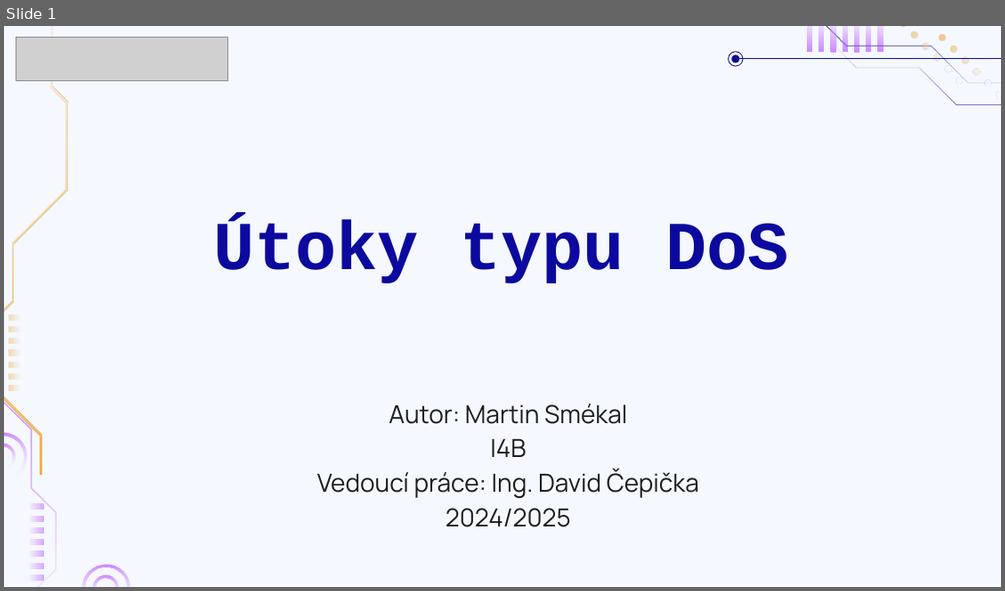
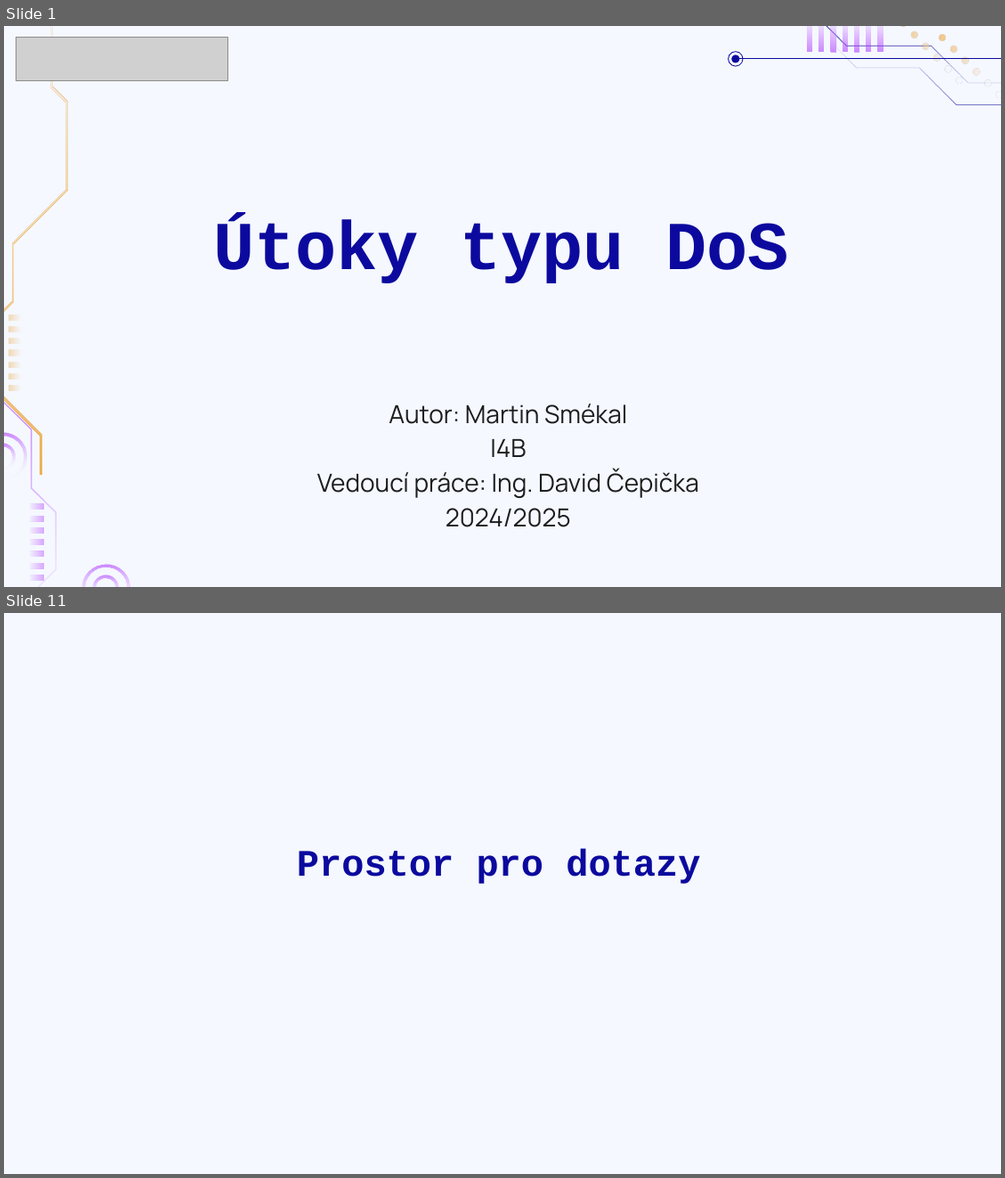
Before and after one commit to CookieKGcz/Dlouhodobka, a slide deck: ~~Dlouhodobka~~/DOCX/Odevzdáno/Útoky_typu_DoS.pptx. Shown one above the other, each under a label of ours: slide 1 before the commit, slides 1 and 11 after it; the slides between them are not shown. The pictures are 1005x591 and 1005x1178 pixels, drawn with LibreOffice and Linux fonts; fonts in the diff are those of the drawing; grey boxes stand for pictures; background and template pictures are left out. Boxes give left, top, right and bottom in pixels: in the first picture for what was removed or moved away, otherwise in the second. Text is boxed around its words. In the diff, an @@ line names an element or a change of style, - is before the commit and + after.

```diff
--- a/~~Dlouhodobka~~/DOCX/Odevzdáno/Útoky_typu_DoS.pptx
+++ b/~~Dlouhodobka~~/DOCX/Odevzdáno/Útoky_typu_DoS.pptx
@@ slide 11 added at (4, 613, 1001, 1174), background #F5F8FF @@
@@ title added at (297, 848, 700, 884), 36 pt, text #0C0A9E, bold @@
+Prostor pro dotazy
```
Also in this commit, not shown: 6 slides changed, 3 other slides added, 14 other files.
